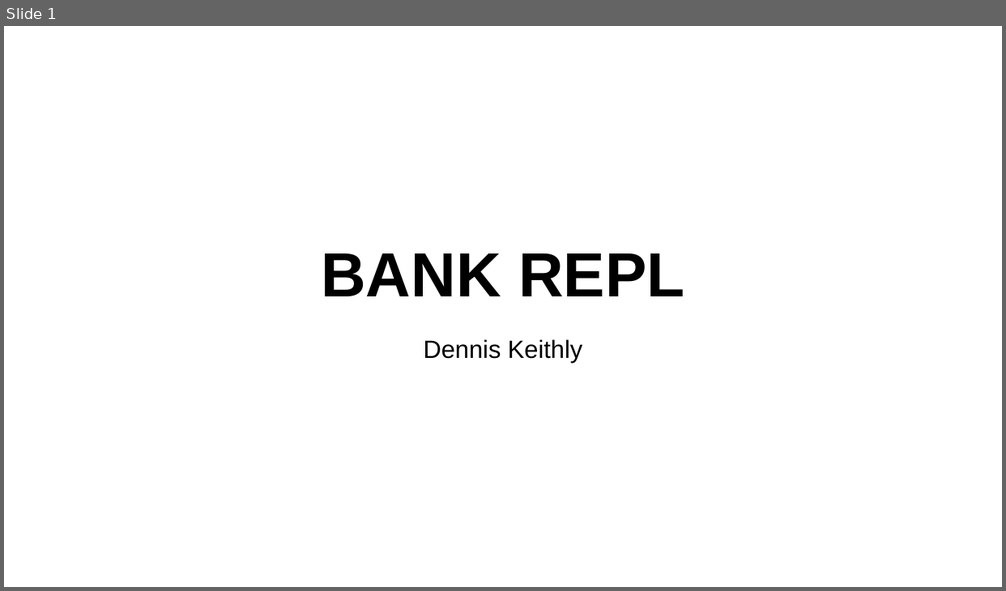
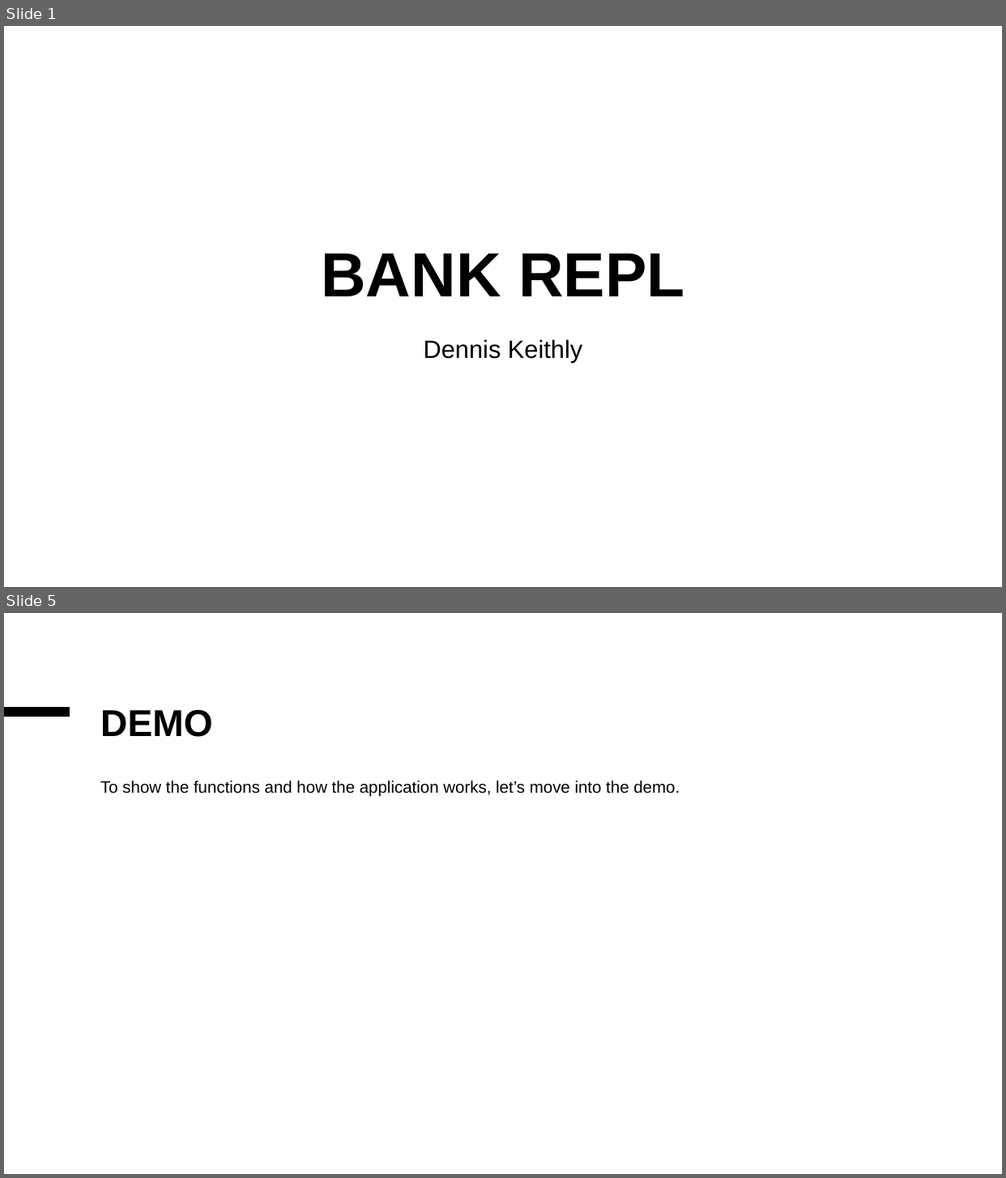
Before and after one commit to djkeithly/revature_p0, a slide deck: documents/Bank repl.pptx. Shown one above the other, each under a label of ours: slide 1 before the commit, slides 1 and 5 after it; the slides between them are not shown. The pictures are 1006x591 and 1006x1178 pixels, drawn with LibreOffice and Linux fonts; fonts in the diff are those of the drawing. Boxes give left, top, right and bottom in pixels: in the first picture for what was removed or moved away, otherwise in the second. Text is boxed around its words. In the diff, an @@ line names an element or a change of style, - is before the commit and + after.

Commit message:
PIN Cleanup and Presentation Work: - Worked on presentation to add more valid and formatted information. - Made it so that PINs now have to be 4 digits long.    - A future update needs to convert these into strings so that they can have a 0 in the leading spot, right now they cannot without throwing errors. - Updated test cases to reflect the new logic and fix one of the cases that broke.

```diff
--- a/documents/Bank repl.pptx
+++ b/documents/Bank repl.pptx
@@ slide 5 added at (4,613,1002,1174), background #FFFFFF @@
@@ title added at (100,709,213,737), 36 pt, text #000000, bold @@
+DEMO
@@ line added from (4, 712) to (70, 712), #000000 9.5 pt @@
@@ text added at (100,781,680,797), 16 pt, text #000000 @@
+To show the functions and how the application works, let’s move into the demo.
```
Also in this commit, not shown: 3 slides changed, 9 other files.
